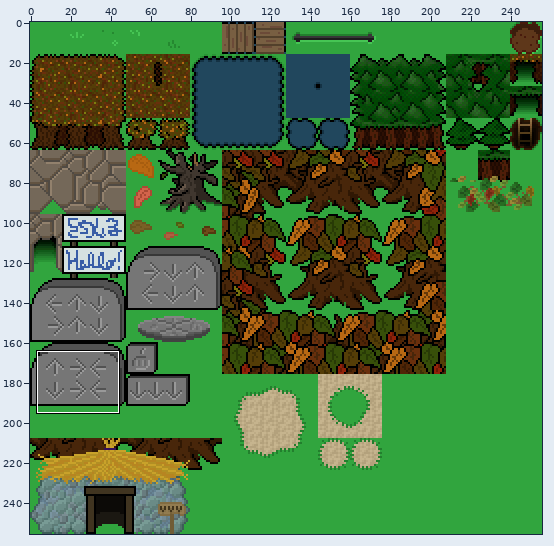
One commit to this sprite sheet: src/data/image/9-forest.png. Above: a wide view before the commit, with the close-up outlined.
Close-up. First the earlier version:
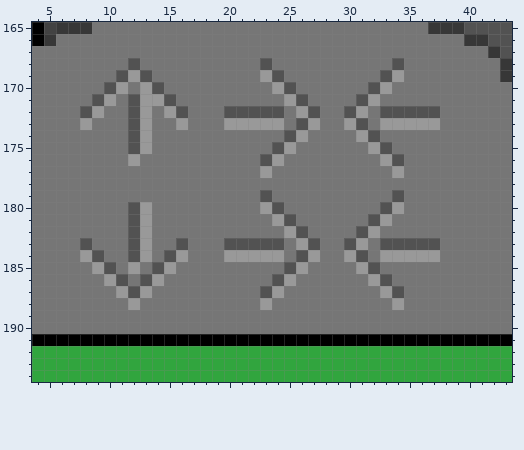
The file is 256x256 pixels. Colours within 5 levels of each other are drawn and written as one. Shown: x 4..43, y 165..194.
The result:
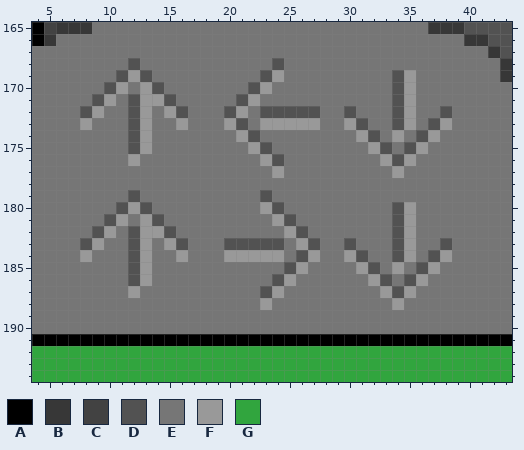
Palette (. is transparent): A #000000  B #373737  C #424242  D #525252  E #767676  F #999999  G #31a53e
What changed:
Colour E gives way to colour D in row 168 at x 24; in row 170 at x 22 and 34; in row 171 at x 21 and 34; in row 172 at x 25 and 38; in row 174 at x 22 and 36; in row 175 at x 23 and 35.
Colour E gives way to colour D in row 179 at x 12; in row 180 at x 11; in row 181 at x 10, 14 and 34; in row 182 at x 9, 15 and 34; in row 183 at x 38; in row 185 at x 36.
Colour E gives way to colour D in row 186 at x 12 and 35.
Colour F gives way to colour D in row 169 at x 23 and 34; in row 172 at x 26; in row 173 at x 21, 34 and 37; in row 176 at x 24; in row 180 at x 13 and 34; in row 184 at x 34 and 37.
Colour F gives way to colour D in row 185 at x 12.
Colour D gives way to colour E in row 168 at x 23 and 34; in row 169 at x 33; in row 170 at x 25 and 32; in row 171 at x 26 and 31; in row 172 at x 22, 33 and 36 to 37; in row 174 at x 25.
Colour D gives way to colour E in row 175 at x 24; in row 179 at x 34; in row 180 at x 33; in row 181 at x 12 and 32; in row 182 at x 31; in row 183 at x 33 and 36 to 37.
Colour D gives way to colour E in row 184 at x 9 and 15; in row 185 at x 10 and 14; in row 186 at x 11.
Colour F gives way to colour E in row 170 at x 24 and 33; in row 171 at x 25 and 32; in row 172 at x 31; in row 173 at x 22, 33 and 36; in row 174 at x 26; in row 175 at x 25.
Colour F gives way to colour E in row 177 at x 23; in row 181 at x 33; in row 182 at x 32; in row 183 at x 31; in row 184 at x 33 and 36; in row 185 at x 9 and 15.
Colour F gives way to colour E in row 186 at x 10 and 14; in row 187 at x 11 and 13; in row 188 at x 12.
Colour D gives way to colour F in row 169 at x 24; in row 172 at x 21 and 35; in row 173 at x 26; in row 176 at x 23; in row 180 at x 12; in row 183 at x 35.
Colour D gives way to colour F in row 186 at x 13; in row 187 at x 12.
Colour E gives way to colour F in row 169 at x 35; in row 170 at x 23 and 35; in row 171 at x 22 and 35; in row 173 at x 25 and 38; in row 174 at x 21, 34 and 37; in row 175 at x 22 and 36.
Colour E gives way to colour F in row 176 at x 35; in row 177 at x 24; in row 180 at x 35; in row 181 at x 11 and 35; in row 182 at x 10, 14 and 35; in row 183 at x 9 and 15.
Colour E gives way to colour F in row 184 at x 38; in row 185 at x 13, 34 and 37; in row 186 at x 36; in row 187 at x 35.
